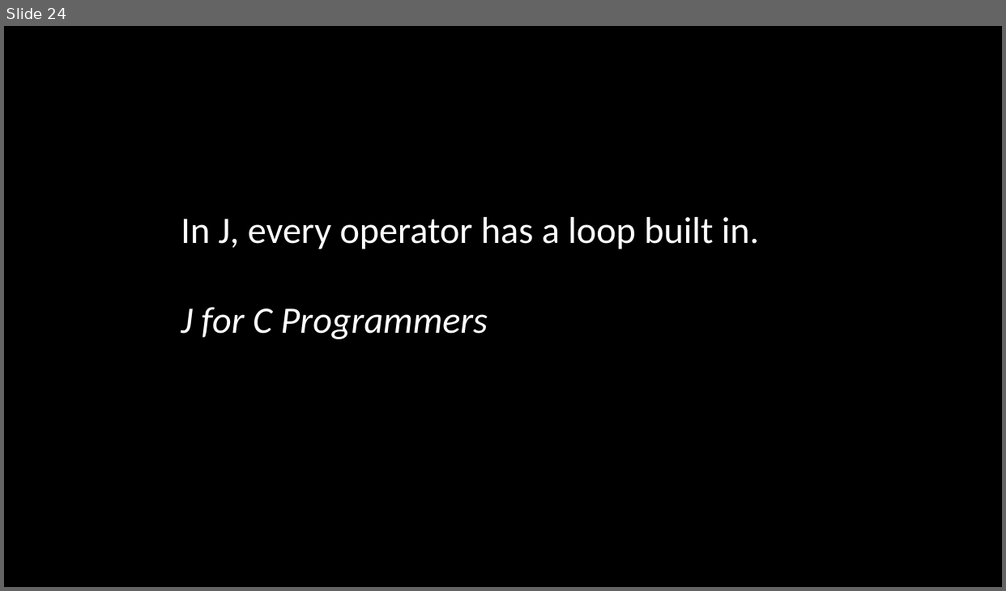
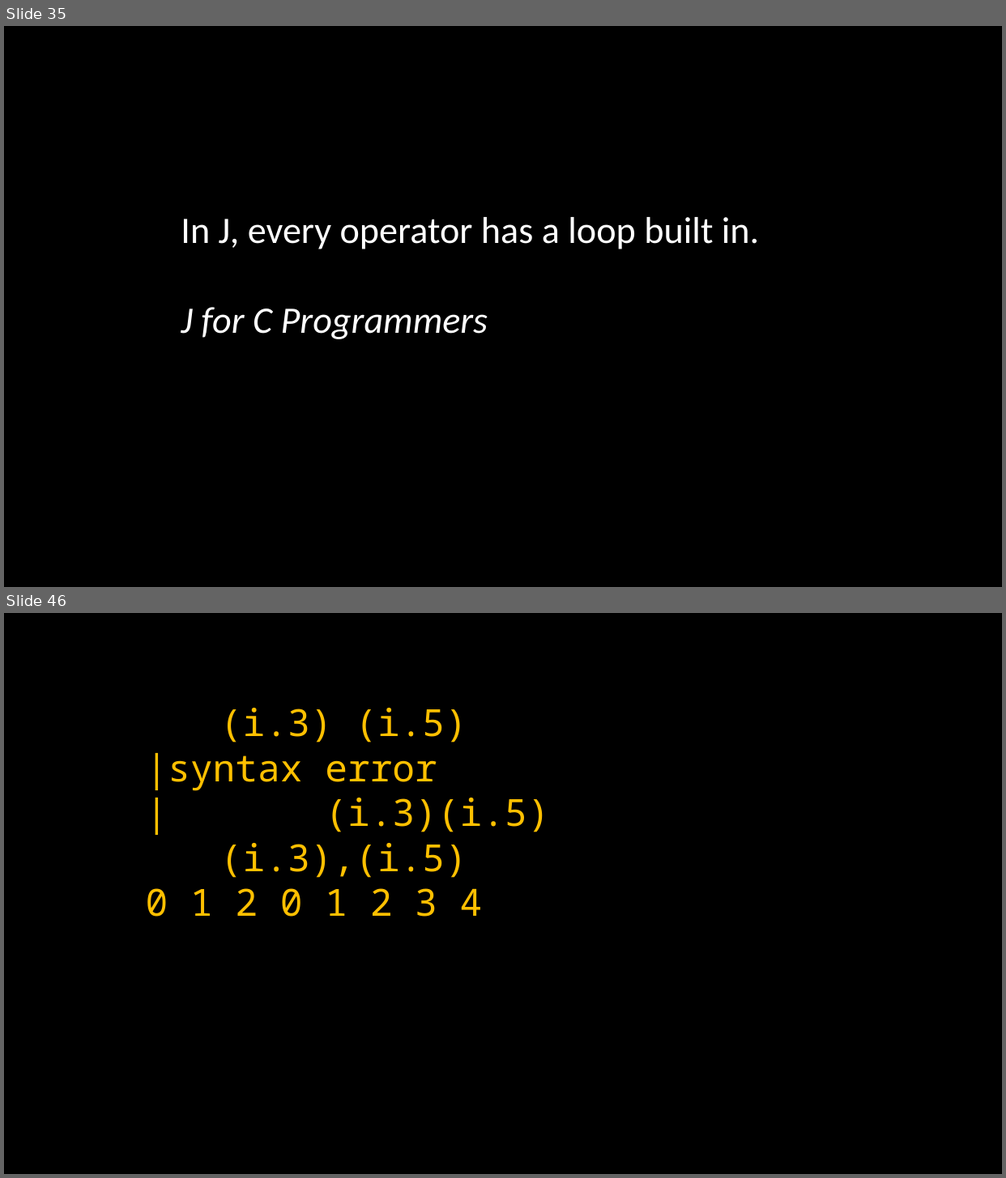
Before and after one commit to joshuaeckroth/zigzag, a slide deck: slides/zigzag.pptx. Shown one above the other, each under a label of ours: slide 24 before the commit, slides 35 and 46 after it; the slides between them are not shown. The pictures are 1006x591 and 1006x1178 pixels, drawn with LibreOffice and Linux fonts; fonts in the diff are those of the drawing. Boxes give left, top, right and bottom in pixels: in the first picture for what was removed or moved away, otherwise in the second. Text is boxed around its words. In the diff, an @@ line names an element or a change of style, - is before the commit and + after.

```diff
--- a/slides/zigzag.pptx
+++ b/slides/zigzag.pptx
@@ slide 46 added at (4, 613, 1002, 1174), background #000000 @@
@@ text added at (146, 708, 549, 917), 36 pt, text #FFC000 @@
+(i.3) (i.5)
+|syntax error
+| (i.3)(i.5)
+(i.3),(i.5)
+0 1 2 0 1 2 3 4
@@ what was slide 24 is now slide 35 @@
```
Also in this commit, not shown: 2 slides changed, 32 other slides added, 3 slides removed.
